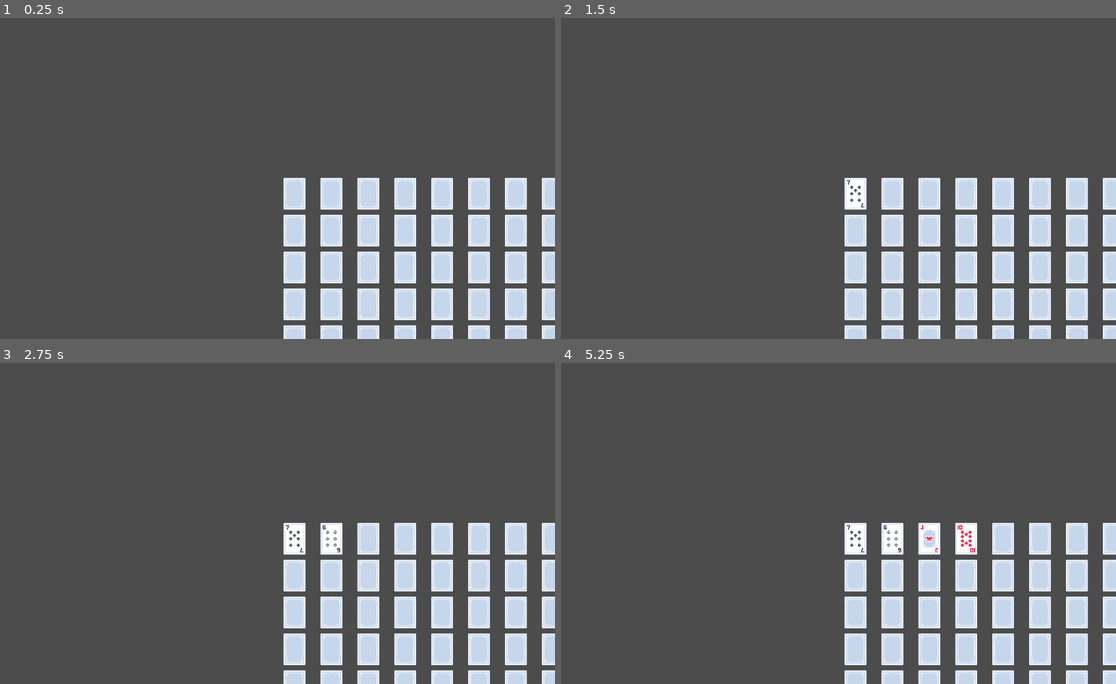
Above: before the commit, frames 1-4 (two rows, left to right).
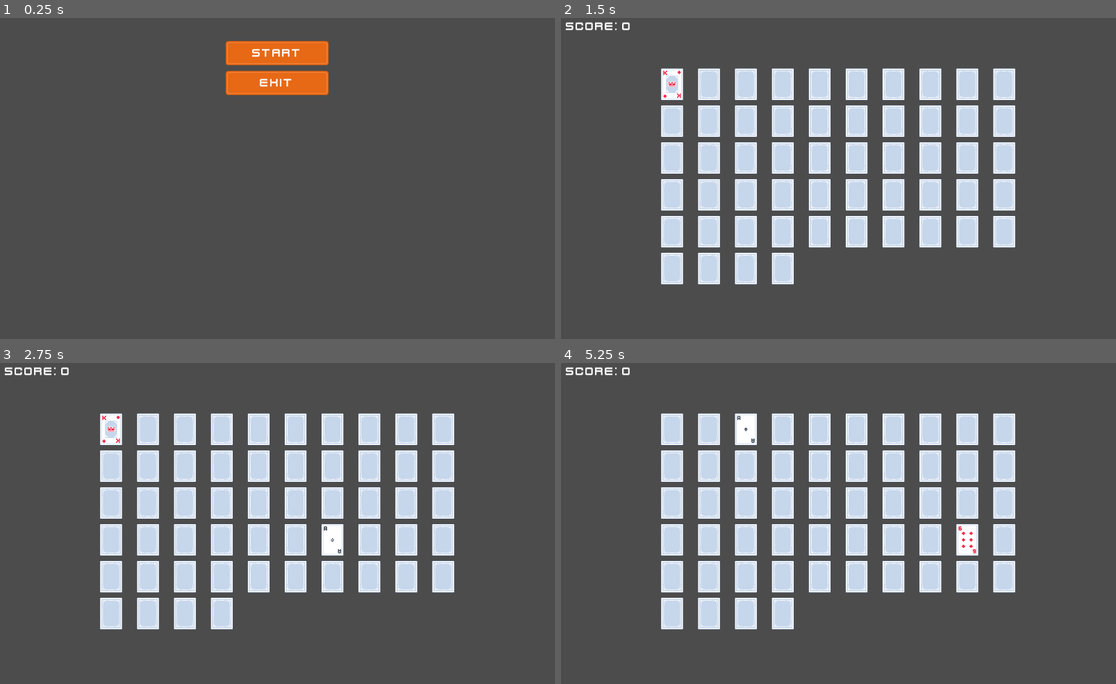
Above: after the commit, the same moments.

Repository: sakkaku-dev/memory-card
Game: Godot game, scene res://scenes/Game.tscn
Same seed, same stepped clock (60 frames per second), same inputs: the game is played once before the commit and once after it.
Inputs (mouse positions are in pixels of both pictures, inside the frame that each line leads up to; where the layout moved, square brackets give the same spot in the first picture):
- Up to frame 1 (0.25 s): no input
- Up to frame 2 (1.5 s): click (838, 53) at 0.52 s; click (672, 85) [855, 194] at 1.25 s
- Up to frame 3 (2.75 s): click (333, 539) at 2.02 s
- Up to frame 4 (5.25 s): click (710, 430) at 2.77 s; click (927, 539) at 3.52 s; click (744, 430) at 4.27 s; click (966, 539) at 5.02 s

The runs differ from the first frame. In frame 1, 16% of the frame differs, in the area x 40-100%, y 7-100%; in frame 2, 29%; in frame 3, 29%; in frame 4, 30%, in the area x 0-100%, y 1-100%.

Commit message:
Add simple main menu + score count

Diff:
--- /dev/null
+++ b/assets/fonts/main_font.tres
@@ -0,0 +1,8 @@
+[gd_resource type="DynamicFont" load_steps=2 format=2]
+
+[ext_resource path="res://assets/fonts/kenvector_future.ttf" type="DynamicFontData" id=1]
+
+[resource]
+size = 22
+use_filter = true
+font_data = ExtResource( 1 )
--- a/assets/poker-cards/PokerCard.gd
+++ b/assets/poker-cards/PokerCard.gd
@@ -1,3 +1,4 @@
+tool
 extends TextureButton
 
 class_name PokerCard
--- a/project.godot
+++ b/project.godot
@@ -23,6 +23,11 @@
 "class": "InputReader",
 "language": "GDScript",
 "path": "res://scripts/input/InputReader.gd"
+}, {
+"base": "Control",
+"class": "Menu",
+"language": "GDScript",
+"path": "res://scenes/ui/Menu.gd"
 }, {
 "base": "Focusable",
 "class": "PlayerFocus",
@@ -53,6 +58,7 @@
 "EmptyPlayerInput": "",
 "Focusable": "",
 "InputReader": "",
+"Menu": "",
 "PlayerFocus": "",
 "PlayerInput": "",
 "PokerCard": "",
--- a/scenes/Game.gd
+++ b/scenes/Game.gd
@@ -1,16 +1,33 @@
 extends Node
 
+onready var main_menu = $MenuLayer/MainMenu
+onready var game = $MarginContainer/MemoryCardGrid
+onready var game_ui = $UILayer/GameUI
+onready var score_label = $UILayer/GameUI/Score
 
-# Declare member variables here. Examples:
-# var a = 2
-# var b = "text"
+var score = 0
+
+func _ready():
+	main_menu.show()
+	game.hide()
+	game_ui.hide()
+	update_score()
+
+func start_game():
+	main_menu.hide()
+	game_ui.show()
+	game.show()
+	game.fill_board()
 
 
-# Called when the node enters the scene tree for the first time.
-func _ready():
-	pass # Replace with function body.
+func exit_game():
+	get_tree().quit()
 
 
-# Called every frame. 'delta' is the elapsed time since the previous frame.
-#func _process(delta):
-#	pass
+func update_score():
+	score_label.text = "Score: " + str(score)
+
+
+func _on_MemoryCardGrid_cards_matched():
+	score += 10
+	update_score()
--- a/scenes/Game.tscn
+++ b/scenes/Game.tscn
@@ -1,15 +1,81 @@
-[gd_scene load_steps=3 format=2]
+[gd_scene load_steps=6 format=2]
 
 [ext_resource path="res://scenes/MemoryCardGrid.tscn" type="PackedScene" id=1]
 [ext_resource path="res://scenes/Game.gd" type="Script" id=2]
+[ext_resource path="res://scenes/ui/Menu.tscn" type="PackedScene" id=3]
+[ext_resource path="res://scenes/ui/Button.tscn" type="PackedScene" id=4]
+[ext_resource path="res://assets/fonts/main_font.tres" type="DynamicFont" id=5]
 
 [node name="Game" type="Node"]
 script = ExtResource( 2 )
 
-[node name="MemoryCardGrid" parent="." instance=ExtResource( 1 )]
+[node name="MenuLayer" type="CanvasLayer" parent="."]
+
+[node name="MainMenu" type="MarginContainer" parent="MenuLayer"]
+anchor_right = 1.0
+anchor_bottom = 1.0
+custom_constants/margin_top = 50
+__meta__ = {
+"_edit_use_anchors_": false
+}
+
+[node name="Menu" parent="MenuLayer/MainMenu" instance=ExtResource( 3 )]
 anchor_right = 0.0
 anchor_bottom = 0.0
-margin_left = 512.0
-margin_top = 300.0
-margin_right = 512.0
-margin_bottom = 300.0
+margin_left = 0.0
+margin_top = 50.0
+margin_right = 1024.0
+margin_bottom = 600.0
+
+[node name="Start" parent="MenuLayer/MainMenu/Menu" instance=ExtResource( 4 )]
+anchor_right = 0.0
+anchor_bottom = 0.0
+margin_right = 1024.0
+margin_bottom = 45.0
+label = "Start"
+
+[node name="Exit" parent="MenuLayer/MainMenu/Menu" instance=ExtResource( 4 )]
+anchor_right = 0.0
+anchor_bottom = 0.0
+margin_top = 55.0
+margin_right = 1024.0
+margin_bottom = 100.0
+label = "Exit"
+
+[node name="UILayer" type="CanvasLayer" parent="."]
+layer = -1
+
+[node name="GameUI" type="MarginContainer" parent="UILayer"]
+anchor_right = 1.0
+margin_bottom = 26.0
+custom_constants/margin_right = 10
+custom_constants/margin_top = 10
+custom_constants/margin_left = 10
+custom_constants/margin_bottom = 10
+__meta__ = {
+"_edit_use_anchors_": false
+}
+
+[node name="Score" type="Label" parent="UILayer/GameUI"]
+margin_left = 10.0
+margin_top = 10.0
+margin_right = 1014.0
+margin_bottom = 36.0
+custom_fonts/font = ExtResource( 5 )
+text = "Test"
+
+[node name="MarginContainer" type="MarginContainer" parent="."]
+anchor_right = 1.0
+anchor_bottom = 1.0
+__meta__ = {
+"_edit_use_anchors_": false
+}
+
+[node name="MemoryCardGrid" parent="MarginContainer" instance=ExtResource( 1 )]
+anchor_right = 0.0
+anchor_bottom = 0.0
+margin_right = 1024.0
+margin_bottom = 600.0
+[connection signal="pressed" from="MenuLayer/MainMenu/Menu/Start" to="." method="start_game"]
+[connection signal="pressed" from="MenuLayer/MainMenu/Menu/Exit" to="." method="exit_game"]
+[connection signal="cards_matched" from="MarginContainer/MemoryCardGrid" to="." method="_on_MemoryCardGrid_cards_matched"]
--- a/scenes/MemoryCardGrid.gd
+++ b/scenes/MemoryCardGrid.gd
@@ -11,14 +11,15 @@
 
 var revealed_cards = []
 
-func _ready():
-	var cards = create_card_scenes()
+func fill_board():
+	var cards = _create_card_scenes()
 	cards.shuffle()
 	for card in cards:
 		grid.add_child(card)
 
 
-func create_card_scenes() -> Array:
+
+func _create_card_scenes() -> Array:
 	var dir = Directory.new()
 	var result = []
 
--- a/scenes/MemoryCardGrid.tscn
+++ b/scenes/MemoryCardGrid.tscn
@@ -18,5 +18,6 @@
 columns = 10
 
 [node name="RevealedTimer" type="Timer" parent="."]
+wait_time = 0.5
 one_shot = true
 [connection signal="timeout" from="RevealedTimer" to="." method="_on_RevealedTimer_timeout"]
--- /dev/null
+++ b/scenes/ui/Button.gd
@@ -0,0 +1,18 @@
+tool
+extends Control
+
+signal pressed
+
+export var label := "Test"
+
+onready var label_elem := $Label
+
+func _ready():
+	label_elem.text = label
+
+
+func _on_TextureButton_pressed():
+	_pressed()
+
+func _pressed():
+	emit_signal("pressed")
--- /dev/null
+++ b/scenes/ui/Button.tscn
@@ -0,0 +1,29 @@
+[gd_scene load_steps=4 format=2]
+
+[ext_resource path="res://assets/fonts/main_font.tres" type="DynamicFont" id=1]
+[ext_resource path="res://assets/ui/red_button00.png" type="Texture" id=2]
+[ext_resource path="res://scenes/ui/Button.gd" type="Script" id=3]
+
+[node name="Button" type="CenterContainer"]
+anchor_right = 1.0
+anchor_bottom = 1.0
+script = ExtResource( 3 )
+__meta__ = {
+"_edit_use_anchors_": false
+}
+
+[node name="TextureButton" type="TextureButton" parent="."]
+margin_left = 417.0
+margin_top = 277.0
+margin_right = 607.0
+margin_bottom = 322.0
+texture_normal = ExtResource( 2 )
+
+[node name="Label" type="Label" parent="."]
+margin_left = 474.0
+margin_top = 287.0
+margin_right = 549.0
+margin_bottom = 313.0
+custom_fonts/font = ExtResource( 1 )
+text = "Test"
+[connection signal="pressed" from="TextureButton" to="." method="_on_TextureButton_pressed"]
--- /dev/null
+++ b/scenes/ui/Menu.gd
@@ -0,0 +1,3 @@
+extends Control
+
+class_name Menu
--- /dev/null
+++ b/scenes/ui/Menu.tscn
@@ -0,0 +1,16 @@
+[gd_scene load_steps=2 format=2]
+
+[ext_resource path="res://scenes/ui/Menu.gd" type="Script" id=2]
+
+[node name="Menu" type="VBoxContainer"]
+anchor_right = 1.0
+anchor_bottom = 1.0
+margin_left = 0.667419
+margin_top = -0.667419
+margin_right = 0.66748
+margin_bottom = -0.667419
+custom_constants/separation = 10
+script = ExtResource( 2 )
+__meta__ = {
+"_edit_use_anchors_": false
+}
Binary file added: assets/fonts/kenvector_future.ttf
Binary file added: assets/ui/red_boxCheckmark.png
Binary file added: assets/ui/red_boxCross.png
Binary file added: assets/ui/red_boxTick.png
Binary file added: assets/ui/red_button00.png
Binary file added: assets/ui/red_button01.png
Binary file added: assets/ui/red_button02.png
Binary file added: assets/ui/red_button03.png
Binary file added: assets/ui/red_button04.png
Binary file added: assets/ui/red_button05.png
Binary file added: assets/ui/red_button06.png
Binary file added: assets/ui/red_button07.png
(and 15 more such lines)
